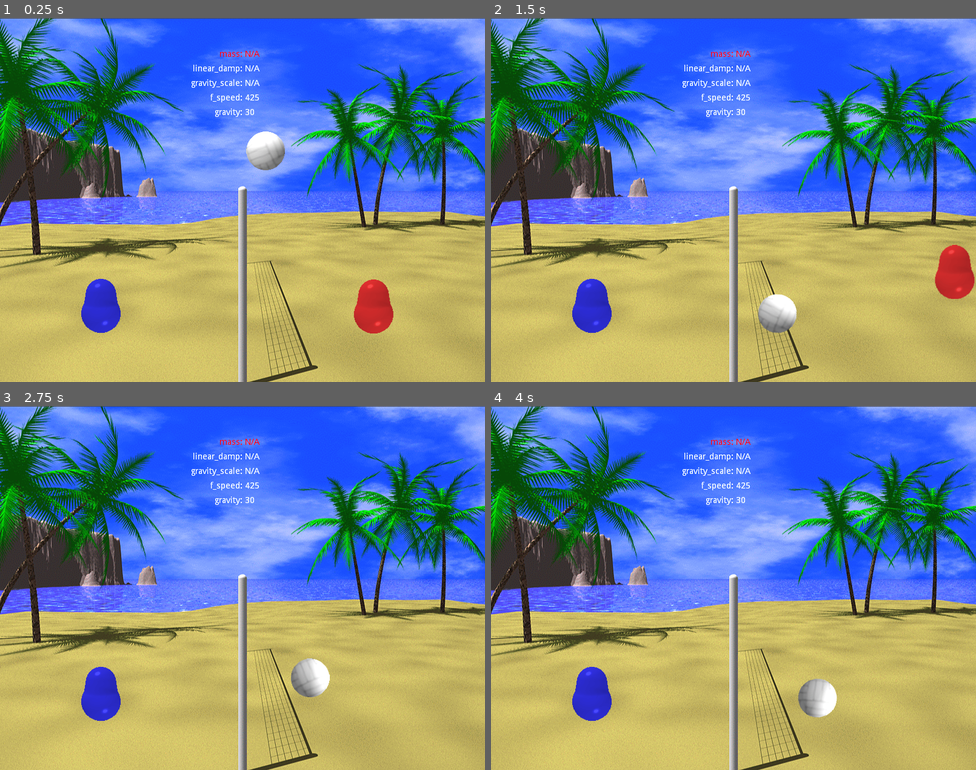
Above: before the commit, frames 1-4 (two rows, left to right).
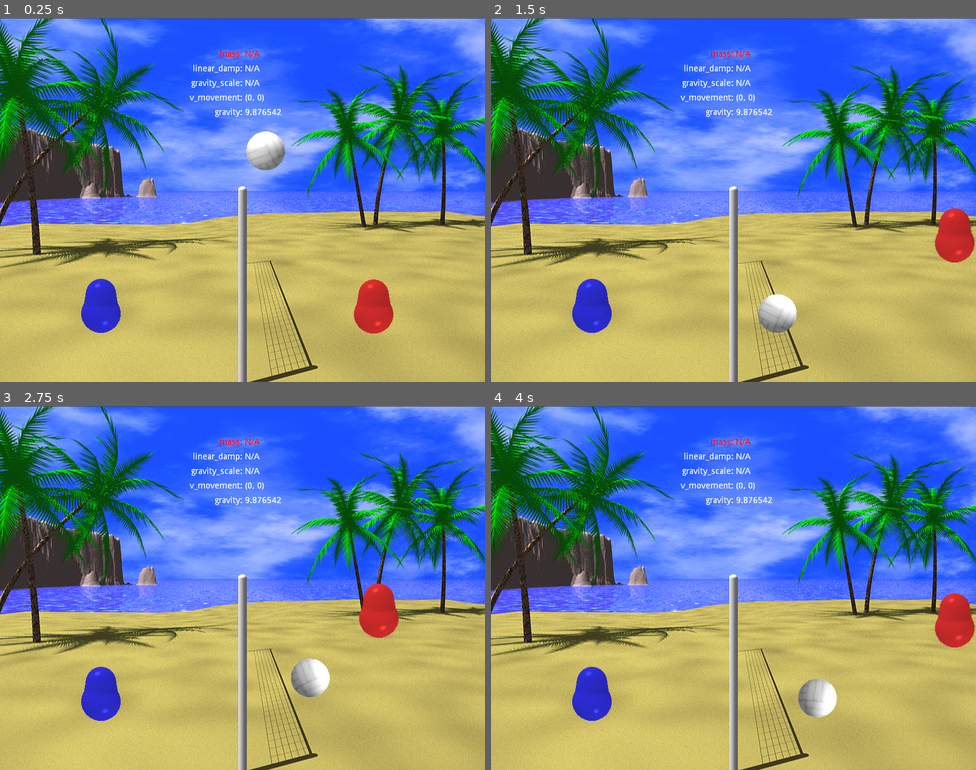
Above: after the commit, the same moments.

Repository: h4de5/BlobbyValley
Game: Godot game, scene res://game/main/main.tscn
Same seed, same stepped clock (60 frames per second), same inputs: the game is played once before the commit and once after it.
Inputs:
- Up to frame 1 (0.25 s): no input
- Up to frame 2 (1.5 s): tap Enter at 0.5 s; hold Up (ui_up) 0.53-1.28 s; hold Right (ui_right) from 0.53 s (still down); tap Up (ui_up) at 1.35 s
- Up to frame 3 (2.75 s): tap Up (ui_up) at 1.52, 1.82 s; release Right (ui_right) at 2.03 s; hold Left (ui_left) from 2.03 s (still down); hold Up (ui_up) from 2.03 s (still down)
- Up to frame 4 (4 s): release Left (ui_left) at 2.78 s; release Up (ui_up) at 2.78 s; hold Right (ui_right) from 2.78 s (still down); tap Up (ui_up) at 2.85, 3.02, 3.32 s; hold Up (ui_up) from 3.53 s (still down)

The runs differ from the first frame. In frame 1, 0.2% of the frame differs, in the area x 39-58%, y 20-27%; in frame 2, 1.7%, in the area x 39-100%, y 20-78%; in frame 3, 1.1%; in frame 4, 1.1%.

Commit message:
Moving passt

Diff:
--- a/default_env.tres
+++ b/default_env.tres
@@ -1,101 +1,14 @@
 [gd_resource type="Environment" load_steps=2 format=2]
 
 [sub_resource type="ProceduralSky" id=1]
-
-radiance_size = 4
 sky_top_color = Color( 0.0470588, 0.454902, 0.976471, 1 )
 sky_horizon_color = Color( 0.556863, 0.823529, 0.909804, 1 )
 sky_curve = 0.25
-sky_energy = 1.0
 ground_bottom_color = Color( 0.101961, 0.145098, 0.188235, 1 )
 ground_horizon_color = Color( 0.482353, 0.788235, 0.952941, 1 )
 ground_curve = 0.01
-ground_energy = 1.0
-sun_color = Color( 1, 1, 1, 1 )
-sun_latitude = 35.0
-sun_longitude = 0.0
-sun_angle_min = 1.0
-sun_angle_max = 100.0
-sun_curve = 0.05
 sun_energy = 16.0
-texture_size = 2
 
 [resource]
-
 background_mode = 2
 background_sky = SubResource( 1 )
-background_sky_custom_fov = 0.0
-background_color = Color( 0, 0, 0, 1 )
-background_energy = 1.0
-background_canvas_max_layer = 0
-ambient_light_color = Color( 0, 0, 0, 1 )
-ambient_light_energy = 1.0
-ambient_light_sky_contribution = 1.0
-fog_enabled = false
-fog_color = Color( 0.5, 0.6, 0.7, 1 )
-fog_sun_color = Color( 1, 0.9, 0.7, 1 )
-fog_sun_amount = 0.0
-fog_depth_enabled = true
-fog_depth_begin = 10.0
-fog_depth_curve = 1.0
-fog_transmit_enabled = false
-fog_transmit_curve = 1.0
-fog_height_enabled = false
-fog_height_min = 0.0
-fog_height_max = 100.0
-fog_height_curve = 1.0
-tonemap_mode = 0
-tonemap_exposure = 1.0
-tonemap_white = 1.0
-auto_exposure_enabled = false
-auto_exposure_scale = 0.4
-auto_exposure_min_luma = 0.05
-auto_exposure_max_luma = 8.0
-auto_exposure_speed = 0.5
-ss_reflections_enabled = false
-ss_reflections_max_steps = 64
-ss_reflections_fade_in = 0.15
-ss_reflections_fade_out = 2.0
-ss_reflections_depth_tolerance = 0.2
-ss_reflections_roughness = true
-ssao_enabled = false
-ssao_radius = 1.0
-ssao_intensity = 1.0
-ssao_radius2 = 0.0
-ssao_intensity2 = 1.0
-ssao_bias = 0.01
-ssao_light_affect = 0.0
-ssao_ao_channel_affect = 0.0
-ssao_color = Color( 0, 0, 0, 1 )
-ssao_quality = 0
-ssao_blur = 3
-ssao_edge_sharpness = 4.0
-dof_blur_far_enabled = false
-dof_blur_far_distance = 10.0
-dof_blur_far_transition = 5.0
-dof_blur_far_amount = 0.1
-dof_blur_far_quality = 1
-dof_blur_near_enabled = false
-dof_blur_near_distance = 2.0
-dof_blur_near_transition = 1.0
-dof_blur_near_amount = 0.1
-dof_blur_near_quality = 1
-glow_enabled = false
-glow_levels/1 = false
-glow_levels/2 = false
-glow_levels/3 = true
-glow_levels/4 = false
-glow_levels/5 = true
-glow_levels/6 = false
-glow_levels/7 = false
-glow_intensity = 0.8
-glow_strength = 1.0
-glow_bloom = 0.0
-glow_blend_mode = 2
-glow_hdr_threshold = 1.0
-glow_hdr_scale = 2.0
-glow_bicubic_upscale = false
-adjustment_enabled = false
-adjustment_brightness = 1.0
-adjustment_contrast = 1.0
-adjustment_saturation = 1.0
--- a/game/main/main.tscn
+++ b/game/main/main.tscn
@@ -3,7 +3,7 @@
 [ext_resource path="res://game/main/main.gd" type="Script" id=1]
 [ext_resource path="res://game/main/world.tscn" type="PackedScene" id=2]
 
-[node name="main" type="Node" index="0"]
+[node name="main" type="Node"]
 script = ExtResource( 1 )
 
-[node name="world" parent="." index="0" instance=ExtResource( 2 )]
+[node name="world" parent="." instance=ExtResource( 2 )]
--- a/game/main/movement_setter.tscn
+++ /dev/null
@@ -1,107 +0,0 @@
-[gd_scene load_steps=2 format=2]
-
-[ext_resource path="res://game/player/movement_setter.gd" type="Script" id=1]
-
-[node name="movement_setter" type="Control"]
-
-anchor_left = 0.0
-anchor_top = 0.0
-anchor_right = 0.0
-anchor_bottom = 0.0
-margin_left = 300.0
-margin_top = 50.0
-margin_right = 500.0
-margin_bottom = 250.0
-rect_pivot_offset = Vector2( 0, 0 )
-rect_clip_content = false
-mouse_filter = 0
-mouse_default_cursor_shape = 0
-size_flags_horizontal = 1
-size_flags_vertical = 1
-script = ExtResource( 1 )
-_sections_unfolded = [ "Anchor", "Margin", "Pause", "Rect", "Transform" ]
-scene = NodePath("../player-red")
-settings = [ "mass", "linear_damp", "gravity_scale", "f_speed", "gravity" ]
-
-[node name="element_list" type="VBoxContainer" parent="." index="0"]
-
-anchor_left = 0.0
-anchor_top = 0.0
-anchor_right = 1.0
-anchor_bottom = 1.0
-rect_pivot_offset = Vector2( 0, 0 )
-rect_clip_content = false
-mouse_filter = 1
-mouse_default_cursor_shape = 0
-size_flags_horizontal = 1
-size_flags_vertical = 1
-alignment = 0
-_sections_unfolded = [ "Anchor", "Grow Direction", "Margin", "Material", "Rect", "Visibility" ]
-
-[node name="element_base" type="HBoxContainer" parent="element_list" index="0"]
-
-visible = false
-anchor_left = 0.0
-anchor_top = 0.0
-anchor_right = 0.0
-anchor_bottom = 0.0
-margin_right = 204.0
-margin_bottom = 20.0
-rect_pivot_offset = Vector2( 0, 0 )
-rect_clip_content = false
-mouse_filter = 1
-mouse_default_cursor_shape = 0
-size_flags_horizontal = 1
-size_flags_vertical = 1
-alignment = 1
-_sections_unfolded = [ "Grow Direction", "Margin", "Material", "Mouse", "Rect", "Size Flags", "Theme", "Visibility", "custom_constants" ]
-
-[node name="name" type="Label" parent="element_list/element_base" index="0"]
-
-anchor_left = 0.0
-anchor_top = 0.0
-anchor_right = 0.0
-anchor_bottom = 0.0
-margin_right = 100.0
-margin_bottom = 20.0
-grow_horizontal = 0
-grow_vertical = 0
-rect_min_size = Vector2( 100, 20 )
-rect_pivot_offset = Vector2( 0, 0 )
-rect_clip_content = false
-mouse_filter = 2
-mouse_default_cursor_shape = 0
-size_flags_horizontal = 1
-size_flags_vertical = 4
-text = "Text"
-align = 2
-valign = 1
-percent_visible = 1.0
-lines_skipped = 0
-max_lines_visible = -1
-_sections_unfolded = [ "Anchor", "Grow Direction", "Margin", "Rect" ]
-
-[node name="value" type="Label" parent="element_list/element_base" index="1"]
-
-anchor_left = 0.0
-anchor_top = 0.0
-anchor_right = 0.0
-anchor_bottom = 0.0
-margin_left = 104.0
-margin_right = 204.0
-margin_bottom = 20.0
-grow_horizontal = 0
-grow_vertical = 0
-rect_min_size = Vector2( 100, 20 )
-rect_pivot_offset = Vector2( 0, 0 )
-rect_clip_content = false
-mouse_filter = 2
-mouse_default_cursor_shape = 0
-size_flags_horizontal = 1
-size_flags_vertical = 4
-text = "Text"
-valign = 1
-percent_visible = 1.0
-lines_skipped = 0
-max_lines_visible = -1
-_sections_unfolded = [ "Anchor", "Grow Direction", "Margin", "Rect" ]
--- a/game/main/world.tscn
+++ b/game/main/world.tscn
@@ -6,234 +6,131 @@
 [ext_resource path="res://game/player/ball.gd" type="Script" id=4]
 [ext_resource path="res://game/objects/ball01.png" type="Texture" id=5]
 [ext_resource path="res://game/player/0b.png" type="Texture" id=6]
-[ext_resource path="res://game/main/player.gd" type="Script" id=7]
+[ext_resource path="res://game/player/player.gd" type="Script" id=7]
 [ext_resource path="res://game/player/0r.png" type="Texture" id=8]
-[ext_resource path="res://game/main/movement_setter.tscn" type="PackedScene" id=9]
+[ext_resource path="res://game/player/movement_setter.tscn" type="PackedScene" id=9]
 
 [sub_resource type="OccluderPolygon2D" id=1]
-
-closed = true
-cull_mode = 0
 polygon = PoolVector2Array( 6.59473, -156.414, -0.115662, -160.563, -6.48578, -156.176, -6.43112, 162.626, 6.64935, 162.626 )
-_sections_unfolded = [ "Resource" ]
 
 [sub_resource type="RectangleShape2D" id=2]
-
-custom_solver_bias = 0.0
 extents = Vector2( 400, 40.2907 )
 
 [sub_resource type="RectangleShape2D" id=3]
-
-custom_solver_bias = 0.0
 extents = Vector2( 400, 5 )
 
 [sub_resource type="RectangleShape2D" id=4]
-
-custom_solver_bias = 0.0
 extents = Vector2( 5, 500 )
 
 [sub_resource type="RectangleShape2D" id=5]
-
-custom_solver_bias = 0.0
 extents = Vector2( 5, 500 )
 
 [sub_resource type="CapsuleShape2D" id=6]
-
-custom_solver_bias = 0.0
 radius = 7.0
 height = 340.0
 
-[sub_resource type="CircleShape2D" id=7]
+[sub_resource type="PhysicsMaterial" id=7]
+friction = 0.5
+bounce = 0.6
 
-custom_solver_bias = 0.0
+[sub_resource type="CircleShape2D" id=8]
 radius = 32.116
 
-[sub_resource type="OccluderPolygon2D" id=8]
-
-closed = true
-cull_mode = 0
+[sub_resource type="OccluderPolygon2D" id=9]
 polygon = PoolVector2Array( 13.5638, -29.7336, 24.2404, -21.3217, 30.3876, -8.05684, 31.6817, 6.50218, 26.1816, 16.8553 …(193 unchanged characters)…
 
-[sub_resource type="CapsuleShape2D" id=9]
-
-custom_solver_bias = 0.0
+[sub_resource type="CapsuleShape2D" id=10]
 radius = 29.9584
 height = 28.4127
 
-[node name="world" type="Node2D" index="0"]
+[node name="world" type="Node2D"]
 
-[node name="background" type="Node2D" parent="." index="0"]
+[node name="background" type="Node2D" parent="."]
 
-_sections_unfolded = [ "Transform", "Visibility" ]
-
-[node name="beach" type="Sprite" parent="background" index="0"]
-
+[node name="beach" type="Sprite" parent="background"]
 light_mask = 3
 position = Vector2( 400, 300.599 )
 texture = ExtResource( 1 )
-_sections_unfolded = [ "Transform", "Visibility" ]
 
-[node name="pole" type="Sprite" parent="background" index="1"]
-
+[node name="pole" type="Sprite" parent="background"]
 editor/display_folded = true
 position = Vector2( 400, 439 )
 texture = ExtResource( 2 )
-_sections_unfolded = [ "Offset", "Transform", "Visibility" ]
 
-[node name="LightOccluder2D" type="LightOccluder2D" parent="background/pole" index="0"]
-
+[node name="LightOccluder2D" type="LightOccluder2D" parent="background/pole"]
 show_behind_parent = true
 position = Vector2( 0, -1 )
 occluder = SubResource( 1 )
-light_mask = 1
-_sections_unfolded = [ "Transform", "Visibility", "Z Index" ]
 
-[node name="sun" type="Light2D" parent="background" index="2"]
+[node name="sun" type="Light2D" parent="background"]
+position = Vector2( 6.11639, -102.101 )
+texture = ExtResource( 3 )
+texture_scale = 7.0
+energy = 0.5
+shadow_enabled = true
+shadow_item_cull_mask = 2
 
-position = Vector2( 6.11639, -102.101 )
-enabled = true
-editor_only = false
-texture = ExtResource( 3 )
-offset = Vector2( 0, 0 )
-texture_scale = 7.0
-color = Color( 1, 1, 1, 1 )
-energy = 0.5
-mode = 0
-range_height = 0.0
-range_z_min = -1024
-range_z_max = 1024
-range_layer_min = 0
-range_layer_max = 0
-range_item_cull_mask = 1
-shadow_enabled = true
-shadow_color = Color( 0, 0, 0, 0 )
-shadow_buffer_size = 2048
-shadow_gradient_length = 0.0
-shadow_filter = 0
-shadow_filter_smooth = 0.0
-shadow_item_cull_mask = 2
-_sections_unfolded = [ "Material", "Range", "Shadow", "Visibility" ]
+[node name="field" type="StaticBody2D" parent="."]
+editor/display_folded = true
 
-[node name="field" type="StaticBody2D" parent="." index="1"]
-
-editor/display_folded = true
-input_pickable = false
-collision_layer = 1
-collision_mask = 1
-constant_linear_velocity = Vector2( 0, 0 )
-constant_angular_velocity = 0.0
-friction = 1.0
-bounce = 0.0
-_sections_unfolded = [ "Transform" ]
-
-[node name="floor" type="CollisionShape2D" parent="field" index="0"]
-
+[node name="floor" type="CollisionShape2D" parent="field"]
 position = Vector2( 400, 560 )
 shape = SubResource( 2 )
-_sections_unfolded = [ "Transform" ]
 
-[node name="ceiling" type="CollisionShape2D" parent="field" index="1"]
-
+[node name="ceiling" type="CollisionShape2D" parent="field"]
 position = Vector2( 400, -400 )
 shape = SubResource( 3 )
-_sections_unfolded = [ "Transform" ]
 
-[node name="left" type="CollisionShape2D" parent="field" index="2"]
-
+[node name="left" type="CollisionShape2D" parent="field"]
 position = Vector2( 0, 100 )
 shape = SubResource( 4 )
-_sections_unfolded = [ "Material", "Transform", "Visibility" ]
 
-[node name="right" type="CollisionShape2D" parent="field" index="3"]
-
+[node name="right" type="CollisionShape2D" parent="field"]
 position = Vector2( 800, 100 )
 shape = SubResource( 5 )
-_sections_unfolded = [ "Material", "Transform", "Visibility" ]
 
-[node name="pole" type="CollisionShape2D" parent="field" index="4"]
-
+[node name="pole" type="CollisionShape2D" parent="field"]
 position = Vector2( 400, 453 )
 shape = SubResource( 6 )
-_sections_unfolded = [ "Material", "Transform", "Visibility" ]
 
-[node name="ball" type="RigidBody2D" parent="." index="2"]
-
+[node name="ball" type="RigidBody2D" parent="."]
 position = Vector2( 438.294, 211.588 )
 input_pickable = true
-collision_layer = 1
-collision_mask = 1
-mode = 0
 mass = 0.00102041
-friction = 0.5
-bounce = 0.6
+physics_material_override = SubResource( 7 )
 gravity_scale = 3.0
-custom_integrator = false
 continuous_cd = 2
-contacts_reported = 0
-contact_monitor = false
-sleeping = false
-can_sleep = true
-linear_velocity = Vector2( 0, 0 )
-linear_damp = -1.0
-angular_velocity = 0.0
-angular_damp = -1.0
 script = ExtResource( 4 )
-_sections_unfolded = [ "Angular", "Applied Forces", "Collision", "Linear", "Pickable", "Transform", "Z Index" ]
 
-[node name="CollisionShape2D" type="CollisionShape2D" parent="ball" index="0"]
+[node name="CollisionShape2D" type="CollisionShape2D" parent="ball"]
+shape = SubResource( 8 )
 
-shape = SubResource( 7 )
-_sections_unfolded = [ "Transform", "Visibility" ]
-
-[node name="Sprite" type="Sprite" parent="ball" index="1"]
-
+[node name="Sprite" type="Sprite" parent="ball"]
 editor/display_folded = true
 position = Vector2( 0, -1 )
 texture = ExtResource( 5 )
-_sections_unfolded = [ "Visibility" ]
 
-[node name="LightOccluder2D" type="LightOccluder2D" parent="ball/Sprite" index="0"]
+[node name="LightOccluder2D" type="LightOccluder2D" parent="ball/Sprite"]
+show_behind_parent = true
+occluder = SubResource( 9 )
 
-show_behind_parent = true
-occluder = SubResource( 8 )
-light_mask = 1
-_sections_unfolded = [ "Material", "Transform", "Visibility", "Z Index" ]
+[node name="player-blue" type="KinematicBody2D" parent="."]
+position = Vector2( 166.509, 474.346 )
 
-[node name="player-blue" type="KinematicBody2D" parent="." index="3"]
+[node name="CollisionShape2D" type="CollisionShape2D" parent="player-blue"]
+shape = SubResource( 10 )
 
-editor/display_folded = true
-position = Vector2( 166.509, 474.346 )
-input_pickable = false
-collision_layer = 1
-collision_mask = 1
-collision/safe_margin = 0.08
-
-[node name="CollisionShape2D" type="CollisionShape2D" parent="player-blue" index="0"]
-
-shape = SubResource( 9 )
-
-[node name="Sprite" type="Sprite" parent="player-blue" index="1"]
-
+[node name="Sprite" type="Sprite" parent="player-blue"]
 texture = ExtResource( 6 )
 
-[node name="player-red" type="KinematicBody2D" parent="." index="4"]
+[node name="player-red" type="KinematicBody2D" parent="."]
+position = Vector2( 616.318, 474.346 )
+script = ExtResource( 7 )
 
-position = Vector2( 616.318, 474.346 )
-input_pickable = false
-collision_layer = 1
-collision_mask = 1
-collision/safe_margin = 0.08
-script = ExtResource( 7 )
-_sections_unfolded = [ "Angular", "Collision", "Linear", "Pickable", "Transform", "Z Index", "collision" ]
+[node name="CollisionShape2D" type="CollisionShape2D" parent="player-red"]
+shape = SubResource( 10 )
 
-[node name="CollisionShape2D" type="CollisionShape2D" parent="player-red" index="0"]
+[node name="Sprite" type="Sprite" parent="player-red"]
+texture = ExtResource( 8 )
 
-shape = SubResource( 9 )
-_sections_unfolded = [ "Material", "Pause", "Transform", "Visibility", "Z Index" ]
-
-[node name="Sprite" type="Sprite" parent="player-red" index="1"]
-
-texture = ExtResource( 8 )
-_sections_unfolded = [ "Transform", "Z Index" ]
-
-[node name="movement_setter" parent="." index="5" instance=ExtResource( 9 )]
+[node name="movement_setter" parent="." instance=ExtResource( 9 )]
--- a/game/player/movement_setter.gd
+++ b/game/player/movement_setter.gd
@@ -1,7 +1,7 @@
 extends Control
 
 export(NodePath) var scene
-export var settings = ['mass', 'linear_damp', 'gravity_scale', 'f_speed', 'gravity']
+export var settings = ['mass', 'linear_damp', 'gravity_scale', 'v_movement', 'gravity']
 
 var current_element_id = 0
 
--- /dev/null
+++ b/game/player/movement_setter.tscn
@@ -0,0 +1,41 @@
+[gd_scene load_steps=2 format=2]
+
+[ext_resource path="res://game/player/movement_setter.gd" type="Script" id=1]
+
+[node name="movement_setter" type="Control"]
+margin_left = 300.0
+margin_top = 50.0
+margin_right = 500.0
+margin_bottom = 250.0
+script = ExtResource( 1 )
+scene = NodePath("../player-red")
+
+[node name="element_list" type="VBoxContainer" parent="."]
+anchor_right = 1.0
+anchor_bottom = 1.0
+
+[node name="element_base" type="HBoxContainer" parent="element_list"]
+visible = false
+margin_right = 204.0
+margin_bottom = 20.0
+alignment = 1
+
+[node name="name" type="Label" parent="element_list/element_base"]
+margin_right = 100.0
+margin_bottom = 20.0
+grow_horizontal = 0
+grow_vertical = 0
+rect_min_size = Vector2( 100, 20 )
+text = "Text"
+align = 2
+valign = 1
+
+[node name="value" type="Label" parent="element_list/element_base"]
+margin_left = 104.0
+margin_right = 204.0
+margin_bottom = 20.0
+grow_horizontal = 0
+grow_vertical = 0
+rect_min_size = Vector2( 100, 20 )
+text = "Text"
+valign = 1
--- a/game/main/player.gd
+++ b/game/player/player.gd
@@ -2,20 +2,27 @@
 extends KinematicBody2D
 
 var v_movement = Vector2(0,0);
-var f_speed = 425
-var gravity = 30
+var f_jump = 200
+var f_move = 200
+var gravity = 9.876542312
+var linear_damping = 0.92
+
+var b_left = 0
+var b_right = 0
+var b_up = 0
+var b_down = 0
 
 func _ready():
-	add_collision_exception_with(get_node("hackydihack"))
+#	add_collision_exception_with(get_node("hackydihack"))
 	pass
 
-#func _process(delta):
-#	# Called every frame. Delta is time since last frame.
-#	# Update game logic here.
-#	pass
 
 # func _physics_process(delta):
 func _physics_process(delta):
+
+	v_movement = Vector2(b_right + b_left, b_up + b_down)
+
+
 	# see: https://godotengine.org/qa/11812/can-kinematicbody-move-not-block-on
 	var left_over_motion = Vector2(0,0)
 	#if(v_movement.x != 0 || v_movement.y != 0):
@@ -24,14 +31,28 @@
 		# apply_impulse(Vector2(0,0), v_movement)
 		# move_and_slide( Vector2 linear_velocity, Vector2 floor_normal=Vector2( 0, 0 ), float slope_stop_min_velocity=5, int max_bounces=4, float floor_max_angle=0.785398 )
 	# left_over_motion = move_and_slide( v_movement + Vector2(0, gravity), Vector2( 0, +-1 ), 5, 3, 0.785398)
-	left_over_motion = move_and_slide( v_movement + Vector2(0, gravity), Vector2(0,1), true)
+	# bool stop_on_slope=false, int max_slides=4, float floor_max_angle=0.785398, bool infinite_inertia=true
+	left_over_motion = move_and_slide( v_movement, Vector2(0,-1), false, 4, 0.785398, false)
+
+	b_up +=  gravity
+
+	if(is_on_floor()):
+		print("is on floor")
+		v_movement.y = 0
+	if(is_on_wall()):
+		print("is on wall")
+		v_movement.x = 0
+
+	v_movement.x *= linear_damping
+
 	#self.move_and_collide(v_movement + Vector2(0, gravity))
 
 	if get_slide_count() != 0 :
 		for i in range (0, get_slide_count()):
 			var collision = get_slide_collision(i)
 			if(collision.collider.is_in_group("BALL")):
-				print("collision: ", collision.collider , " left_over_motion: ", left_over_motion)
+				pass
+#				print("collision: ", collision.collider , " left_over_motion: ", left_over_motion)
 				#collision.collider.apply_impulse(Vector2(0,0), left_over_motion * 0.01)
 				# this is only necessary on godot < 3.1
 				#collision.collider.apply_impulse(Vector2(0,0), collision.normal * -0.05)
@@ -41,52 +62,38 @@
 
 
 
+func _input(event):
 
-func touches_ground():
-
-	# des not realy work that way
-	return true
-
-	#var bodies = get_colliding_bodies()
-	#if (get_parent().get_node("field/floor") in bodies):
-	#	return true#
-	#else:
-	#	return false
-
-
-func _input(event):
-	var move_forward = 0
-	var move_backward = 0
-	var move_up = 0
-	var move_down = 0
+	if event.is_echo():
+		return 0
 
 	# Move right
 	if Input.is_action_pressed("ui_right"):
-		move_forward = f_speed
+		b_right = f_move;
 	elif Input.is_action_just_released("ui_right"):
-		move_forward = 0
+		b_right = 0
 
 	if Input.is_action_pressed("ui_left"):
-		move_backward = -f_speed
+		b_left = -f_move
 	elif Input.is_action_just_released("ui_left"):
-		move_backward = 0
+		b_left = 0
 
-	if Input.is_action_just_pressed("ui_up") && touches_ground():
-		move_up = -f_speed*2
-	elif Input.is_action_just_released("ui_up"):
-		move_up = 0
+	if Input.is_action_pressed("ui_up") && is_on_floor():
+		b_up = -f_jump*2
+	elif Input.is_action_just_released("ui_up") && is_on_floor():
+		b_up = 0
 
 	if Input.is_action_pressed("ui_down"):
-		move_down = f_speed/2;
+		b_down = f_jump/2;
 	elif Input.is_action_just_released("ui_down"):
-		move_down = 0
+		b_down = 0
 
-	if(move_forward + move_backward != 0):
-		v_movement.x = move_forward + move_backward
-	else:
-		v_movement.x = 0
+#	if(move_forward + move_backward != 0):
+#		v_movement.x = move_forward + move_backward
+#	else:
+#		v_movement.x = 0
 
-	if(move_up + move_down != 0):
-		v_movement.y = move_up + move_down
-	else:
-		v_movement.y = 0
+#	if(move_up + move_down != 0):
+#	v_movement.y += move_up + move_down
+#	else:
+#		v_movement.y = 0
Not shown, changed: game/main/strand1.png.import
Not shown, changed: game/main/strand2.png.import
Not shown: 1 places in game/main/world.tscn that only renumber resources
Not shown, changed: game/objects/ball01.png.import
Not shown, changed: game/objects/lighttexture.png.import
Not shown, changed: game/objects/pokal.png.import
Not shown, changed: game/objects/pole.png.import
Not shown, changed: game/player/0b.png.import
Not shown, changed: game/player/0r.png.import
Not shown, changed: game/player/1b.png.import
Not shown, changed: game/player/1r.png.import
Not shown, changed: game/player/2b.png.import
(and 6 more such lines)
